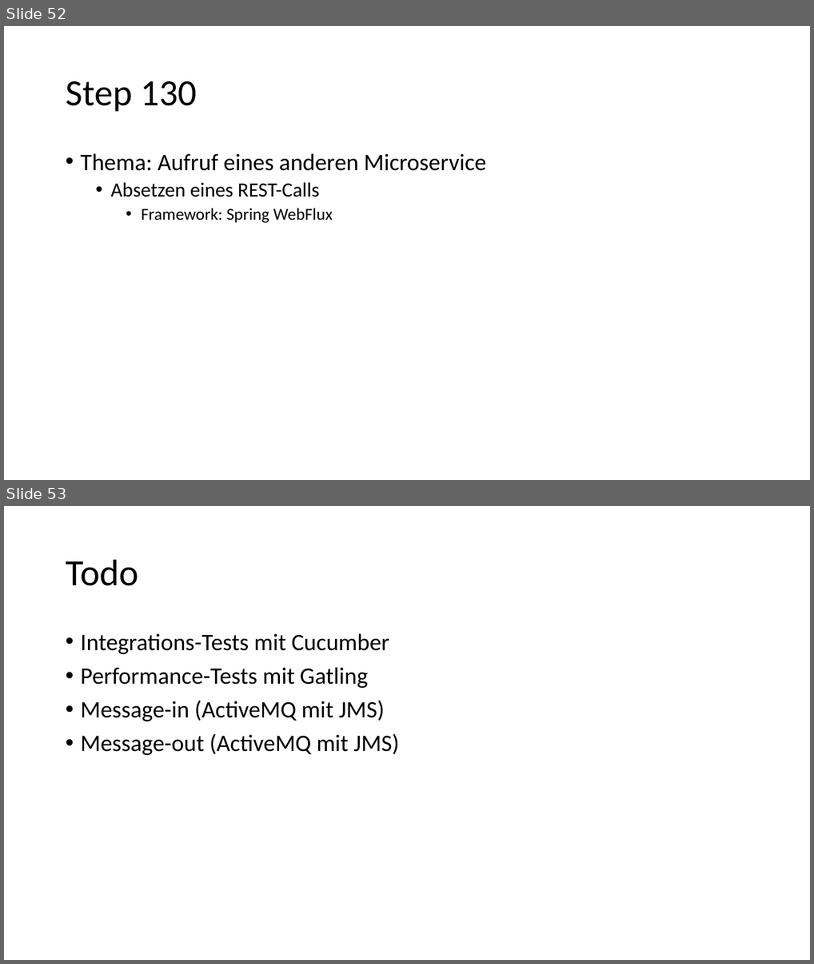
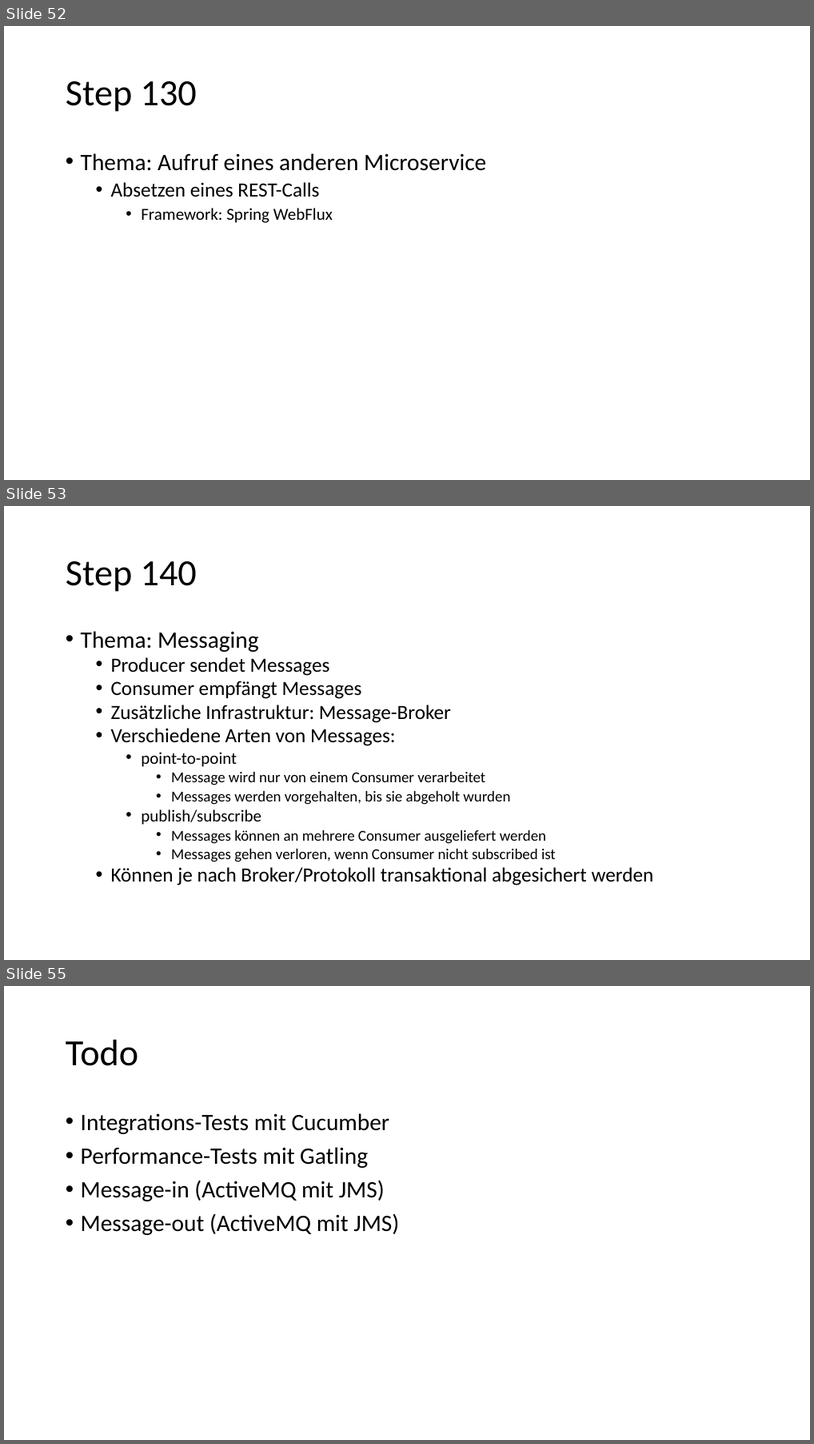
Before and after one commit to gpietrek/java-starter, a slide deck: Java-Starter.pptx. Shown one above the other, each under a label of ours: slides 52 and 53 before the commit, slides 52, 53 and 55 after it; the slides between them are not shown. The pictures are 814x964 and 814x1444 pixels, drawn with LibreOffice and Linux fonts; fonts in the diff are those of the drawing. Boxes give left, top, right and bottom in pixels: in the first picture for what was removed or moved away, otherwise in the second. Text is boxed around its words. In the diff, an @@ line names an element or a change of style, - is before the commit and + after.

Commit message:
Add step to introduce usage of messaging

```diff
--- a/Java-Starter.pptx
+++ b/Java-Starter.pptx
@@ slide 53 added at box(4, 506, 810, 960), background #FFFFFF @@
@@ title added at box(66, 561, 197, 592), 44 pt, text #000000 @@
+Step 140
@@ text added at box(81, 631, 654, 885), 18 pt, text #000000 @@
+• Thema: Messaging
+  • Producer sendet Messages
+  • Consumer empfängt Messages
+  • Zusätzliche Infrastruktur: Message-Broker
+  • Verschiedene Arten von Messages:
+    • point-to-point
+      • Message wird nur von einem Consumer verarbeitet
+      • Messages werden vorgehalten, bis sie abgeholt wurden
+    • publish/subscribe
+      • Messages können an mehrere Consumer ausgeliefert werden
+      • Messages gehen verloren, wenn Consumer nicht subscribed ist
+  • Können je nach Broker/Protokoll transaktional abgesichert werden
@@ what was slide 53 is now slide 55 @@
```
Also in this commit, not shown: 1 other slide added, 38 other files.
